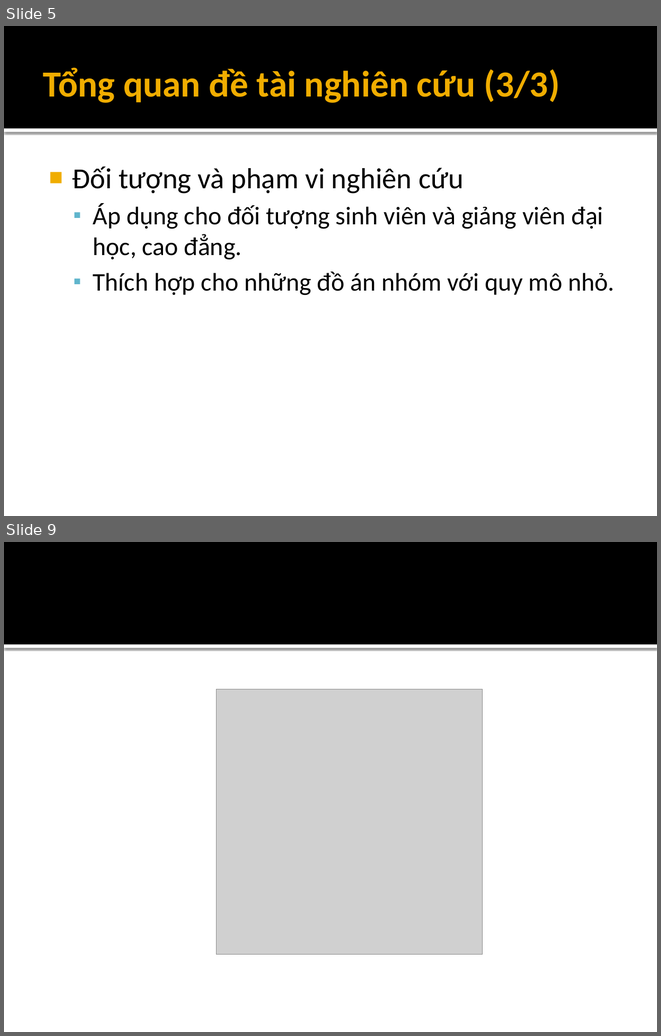
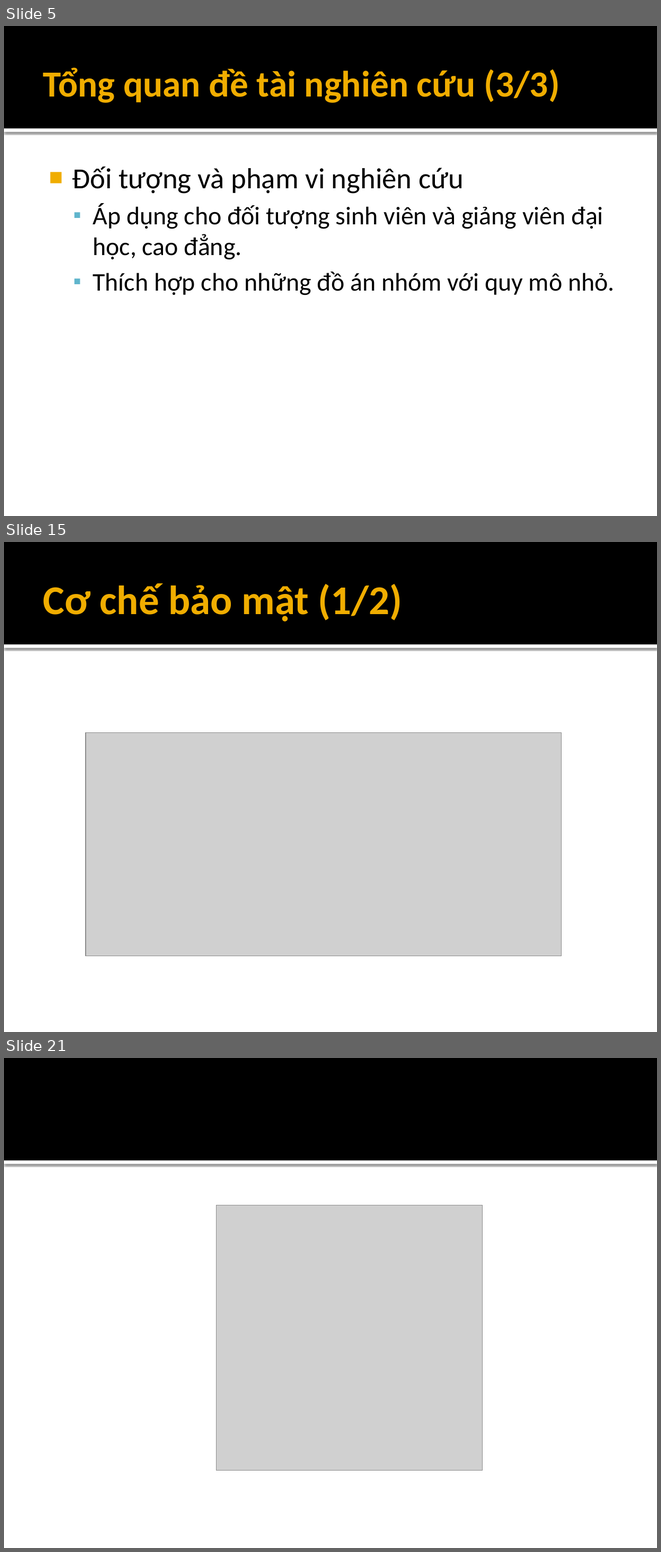
Before and after one commit to andungtra/he-thong-quan-ly-tuong-tac, a slide deck: Report/ppt/Presentation.pptx. Shown one above the other, each under a label of ours: slides 5 and 9 before the commit, slides 5, 15 and 21 after it; the slides between them are not shown. The pictures are 661x1036 and 661x1552 pixels, drawn with LibreOffice and Linux fonts; fonts in the diff are those of the drawing; grey boxes stand for pictures. Boxes give left, top, right and bottom in pixels: in the first picture for what was removed or moved away, otherwise in the second. Text is boxed around its words. In the diff, an @@ line names an element or a change of style, - is before the commit and + after.

```diff
--- a/Report/ppt/Presentation.pptx
+++ b/Report/ppt/Presentation.pptx
@@ slide 15 added at [4, 542, 657, 1032], background #FFFFFF; not listed: 2 template elements that a slide beside it also shows @@
@@ title added at [43, 583, 402, 622], 45 pt, text #F0AD00, bold @@
+Cơ chế bảo mật (1/2)
@@ picture added at [86, 733, 562, 956] @@
@@ what was slide 9 is now slide 21 @@
```
Also in this commit, not shown: 3 slides changed, 11 other slides added, 7 other files.
